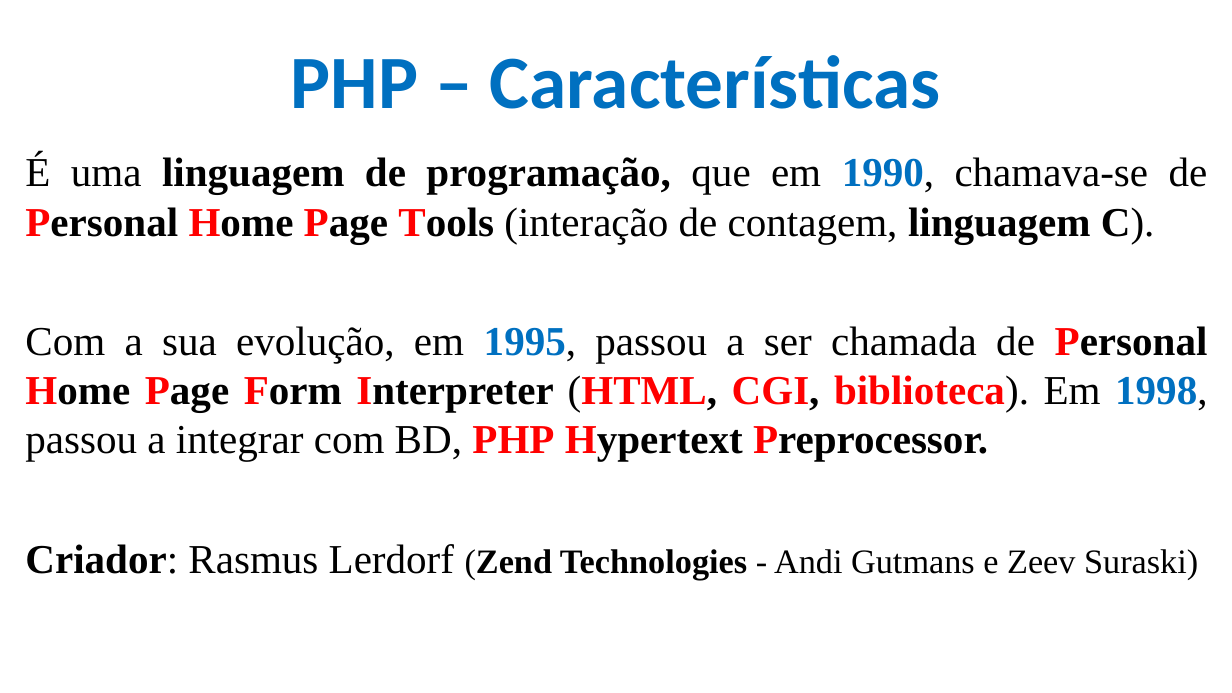
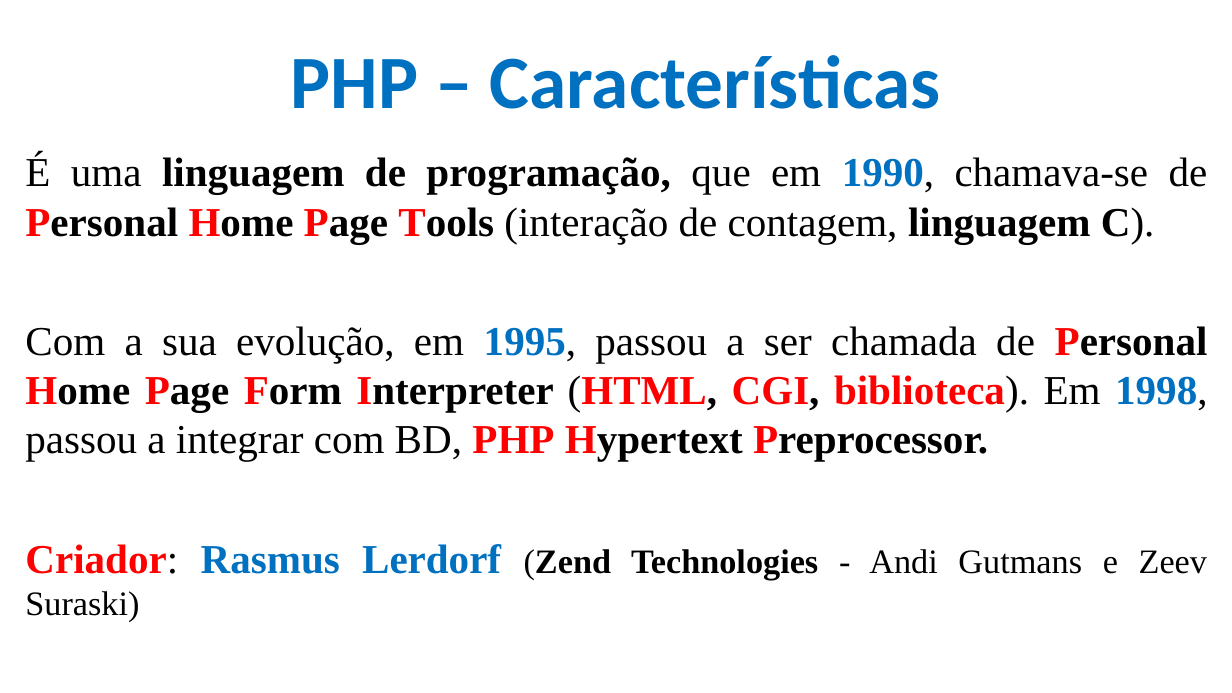
Before and after one commit to CloudEducationBrazil/WydenDesenvolvimentoWebPHP, a slide deck: slide 8 of 01 Classes/Aula 12 e 13 Desenvolvimento Web PHP - PHP.pptx. Drawn at 1232x693 pixels with LibreOffice and Linux fonts; fonts in the diff are those of the drawing; background and template pictures are left out. Boxes give left, top, right and bottom in pixels: in the first picture for what was removed or moved away, otherwise in the second. Text is boxed around its words. In the diff, an @@ line names an element or a change of style, - is before the commit and + after.

```diff
--- a/01 Classes/Aula 12 e 13 Desenvolvimento Web PHP - PHP.pptx
+++ b/01 Classes/Aula 12 e 13 Desenvolvimento Web PHP - PHP.pptx
@@ text at <box>25,544,1207,622</box>: text colour #000000 to #FF0000 in "Criador:"; text colour #000000 to #0070C0, bold on in "Rasmus Lerdorf" @@
```
Also in this commit, not shown: 8 other slides changed.
